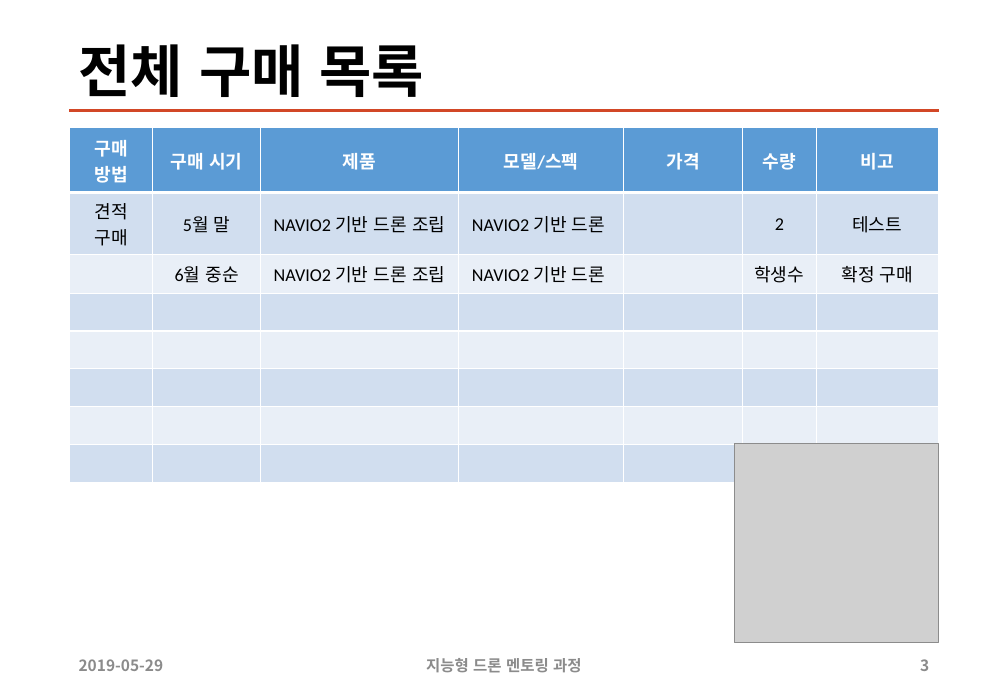
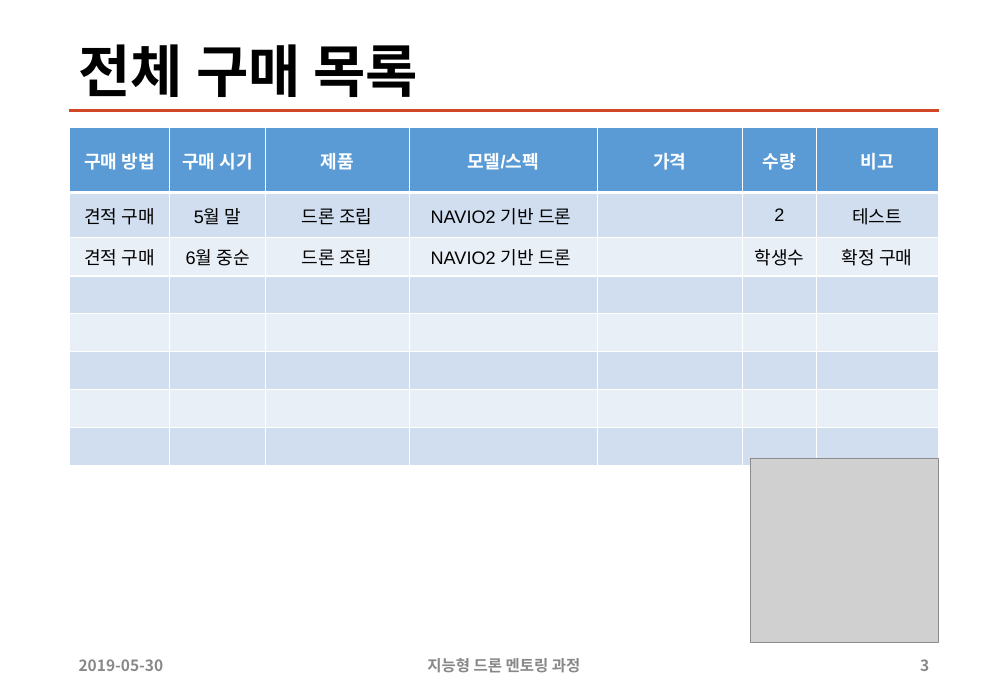
Before and after one commit to sunabove/autopilot_doc, a slide deck: slide 3 of 120 구매/107 지능형 드론 멘토링 HW 구매 목록 19년 5월 V1.1.pptx. Drawn at 1008x698 pixels with LibreOffice and Linux fonts; fonts in the diff are those of the drawing; grey boxes stand for pictures. Boxes give left, top, right and bottom in pixels: in the first picture for what was removed or moved away, otherwise in the second. Text is boxed around its words. In the diff, an @@ line names an element or a change of style, - is before the commit and + after.

```diff
--- a/120 구매/107 지능형 드론 멘토링 HW 구매 목록 19년 5월 V1.1.pptx
+++ b/120 구매/107 지능형 드론 멘토링 HW 구매 목록 19년 5월 V1.1.pptx
@@ title "전체 구매 목록" rewrapped from (79, 44, 425, 97) to (79, 44, 419, 97) @@
@@ table at (69, 128, 940, 433) @@
-row 2, column 3: NAVIO2 기반 드론 조립
+row 2, column 3: 드론 조립
-row 3, column 1: 
+row 3, column 1: 견적 구매
-row 3, column 3: NAVIO2 기반 드론 조립
+row 3, column 3: 드론 조립
@@ fill #D2DEEF to #D0DEEF in 28 cells @@
@@ fill #EAEFF7 to #E9EFF7 in 21 cells @@
@@ font Calibri to Arial in "구매 방법", "구매 시기", "제품", "모델/스펙" and 12 more places @@
@@ picture: place and size @@
-picture at (735, 443, 939, 642)
+picture at (751, 459, 939, 642)
@@ text at (79, 659, 164, 671): text changed; text colour #8C8C8C to #888888 @@
-2019-05-29
+2019-05-30
@@ text "지능형 드론 멘토링 과정" at (427, 658, 580, 673): text colour #8C8C8C to #888888 @@
```
Also in this commit, not shown: 9 other slides changed, 7 other files.
